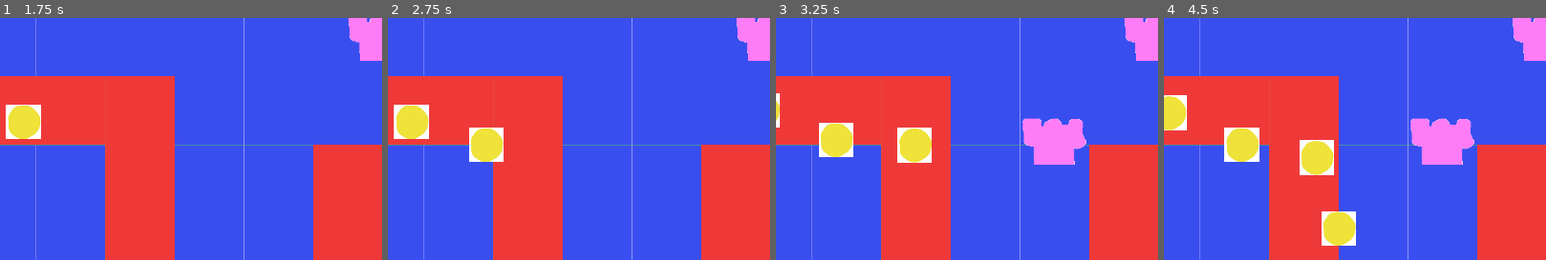
Above: before the commit, frames 1-4 (left to right).
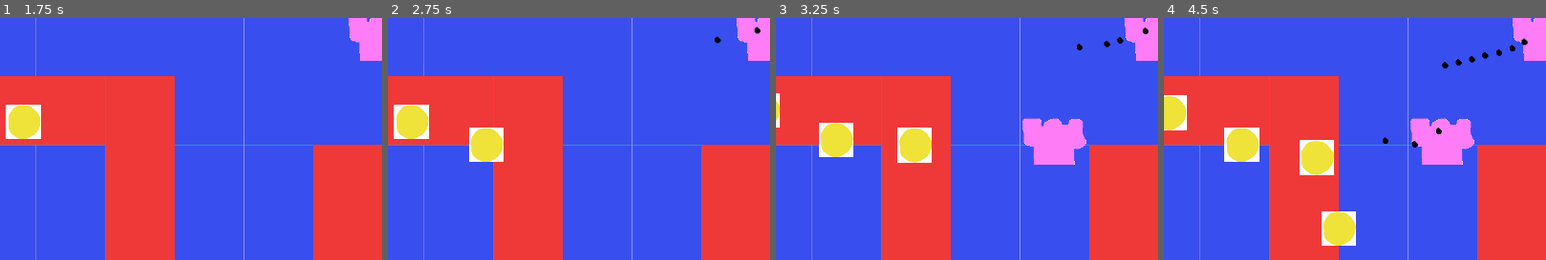
Above: after the commit, the same moments.

Repository: multimikael/Tower-Defense
Game: Godot game, scene res://main.tscn
Same seed, same stepped clock (60 frames per second), same inputs: the game is played once before the commit and once after it.
Inputs (mouse positions are % of the whole screen's width and height, from its top left):
- Up to frame 1 (1.75 s): click (95, 7) at 0.5 s; click (95, 7) at 1.25 s
- Up to frame 2 (2.75 s): click (95, 7) at 2 s
- Up to frame 3 (3.25 s): move the mouse to (72, 45) at 2.77 s; click (72, 45) at 2.92 s
- Up to frame 4 (4.5 s): move the mouse to (30, 55) at 3.52 s; click (30, 55) at 3.67 s; move the mouse to (60, 28) at 4.27 s; click (60, 28) at 4.42 s
The pictures show only the part of the screen within x 4-54%, y 2-52%; the shares and areas given below are measured in that part.

Frame 1 is identical in both runs. In frame 2, less than 0.1% of the frame differs, in the area x 85-98%, y 3-11%; in frame 3, 0.1%; in frame 4, 0.4%, in the area x 57-96%, y 8-54%.

Commit message:
Added Bullets

Diff:
--- /dev/null
+++ b/bullets/Bullet.gd
@@ -0,0 +1,23 @@
+extends Node2D
+
+var sprite
+var start_pos
+var dir_vec
+var speed
+var lifetime
+var start_time
+
+func _init(start_pos, dir_vec):
+	self.start_pos = start_pos
+	self.dir_vec = dir_vec
+	self.sprite = Sprite.new()
+	add_child(sprite)
+
+func _ready():
+	start_time = OS.get_ticks_msec()
+
+func _physics_process(delta):
+	var motion = dir_vec * speed * delta
+	translate(motion)
+	if OS.get_ticks_msec() - start_time >= lifetime:
+		queue_free()
--- /dev/null
+++ b/bullets/Bullet1.gd
@@ -0,0 +1,8 @@
+extends "Bullet.gd"
+
+
+func _init(start_pos, dir_vec).(start_pos, dir_vec):
+	speed = 100
+	var res = load("res://bullets/bullet1.png")
+	sprite.texture = res
+	lifetime = 2000
--- a/main.gd
+++ b/main.gd
@@ -19,6 +19,7 @@
 
 func _on_target_timer_timeout():
 	var t = target.instance()
+	targets.append(t)
 	add_child(t)
 	t.set_position(start_pos)
 	t.goal = end_pos
@@ -27,7 +28,9 @@
 func _on_new_tower(type, is_ghost, pos):
 	match type:
 		"TOWER1":
-			add_child(Tower1.new(is_ghost, pos))
+			var t = Tower1.new(is_ghost, pos)
+			towers.append(t)
+			add_child(t)
 
 func set_targets(ts):
 	targets = ts
--- /dev/null
+++ b/towers/AttackTower.gd
@@ -0,0 +1,26 @@
+extends "Tower.gd"
+
+var cooldown
+var timer
+var Bullet
+
+func _init(type, is_ghost, pos).(type, is_ghost, pos):
+	pass
+
+func _ready():
+	if !is_ghost:
+		timer = Timer.new()
+		timer.connect("timeout", self, "_on_timer_timeout")
+		add_child(timer)
+		timer.start(cooldown)
+
+func _on_timer_timeout():
+	# Find nearest target
+	var targets = main.get_targets()
+	if targets.size() > 0:
+		var near_pos = null
+		for t in targets:
+			if near_pos == null || global_position.distance_to(t.get_global_position()) < global_position.distance_to(near_pos):
+				near_pos = t.get_global_position()
+		var dir_vec = Vector2(near_pos.x - global_position.x, near_pos.y - global_position.y).normalized()
+		add_child(Bullet.new(global_position, dir_vec))
--- a/towers/Tower.gd
+++ b/towers/Tower.gd
@@ -12,8 +12,8 @@
 func _init(type, is_ghost, pos):
 	self.type = type
 	self.is_ghost = is_ghost
+	self.set_position(pos)
 	self.sprite = Sprite.new()
-	self.set_position(pos)
 	add_child(sprite)
 
 func _input(event):
--- a/towers/Tower1.gd
+++ b/towers/Tower1.gd
@@ -1,17 +1,7 @@
-extends "Tower.gd"
-
-const COOLDOWN = 0.5
-
-var timer
+extends "AttackTower.gd"
 
 func _init(is_ghost, pos).("TOWER1", is_ghost, pos):
 	var res = load("res://towers/TOWER1.png")
 	sprite.texture = res
-	if !is_ghost:
-		timer = Timer.new()
-		timer.connect("timeout", self, "_on_timer_timeout")
-		add_child(timer)
-		timer.start(COOLDOWN)
-
-func _on_timer_timeout():
-	print("timeout")
+	cooldown = 0.5
+	Bullet = preload("res://bullets/Bullet1.gd")
Binary file added: bullets/bullet1.png
Not shown, added: bullets/bullet1.png.import
Not shown, added: bullets/bullet1.xcf
